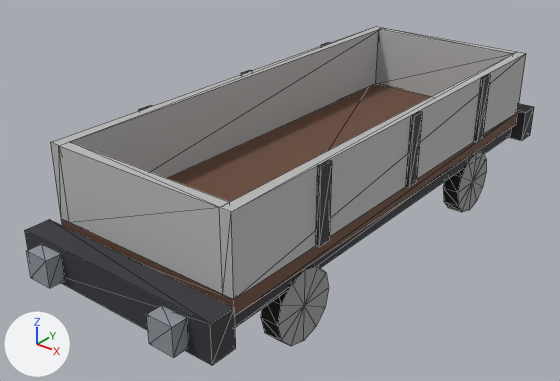
Renders of the glTF model open_wagon.glb from each side of a commit.
Before and after are seen from a 50 mm camera at (5.88, -8.36, 5.72) aimed at (-0.35, -0.57, 0.89). The lights are fixed; the arrows at lower left show +X, +Y and +Z. The picture after the commit comes second. Mesh edges are drawn as thin lines. Vertices at exactly the same position are counted once.
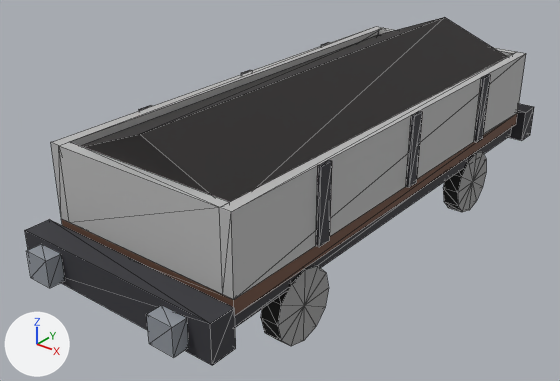
Location of each change, (x1, y1, x2, y2) in pixels of the pictures (560 x 381 px):
'Mesh_0', reshaped: before (25, 26, 534, 366); after (25, 17, 534, 366)
part 1 of me_mesh_0, added (black): after (81, 17, 507, 202)

Patch to the scene script:
```diff
--- a/open_wagon.glb.py
+++ b/open_wagon.glb.py
@@ mat_load_coal @@
+mat_load_coal = principled_material('load_coal')
+mat_load_coal.base_color = (0.0203, 0.0177, 0.0177)  # black #272424
+mat_load_coal.roughness = 0.8
@@ me_mesh_0 @@
 # used by ob_mesh_0; location = (0.0, 0.0, 0.0)
-me_mesh_0.from_pydata(...)  # 236 vertices, 408 faces; spans x -1.5..1.5, y -4.16..4.16, z 0.0..2.3
+me_mesh_0.from_pydata(...)  # 242 vertices, 426 faces; spans x -1.5..1.5, y -4.16..4.16, z 0.0..2.7
+# me_mesh_0 part 1
+# 6 vertices are added at (1.25, -3.35, 2.2), (-1.25, -3.35, 2.2), (-1.25, 3.35, 2.2), (1.25, 3.35, 2.2), (0.0, -3.35, 2.7), (0.0, 3.35, 2.7)
+# 18 new faces join them, mat_load_coal (black #272424)
 me_mesh_0.materials.append(mat_dark)
@@ me_mesh_0 @@
 me_mesh_0.materials.append(mat_metal)
+me_mesh_0.materials.append(mat_load_coal)  # black #272424
```
